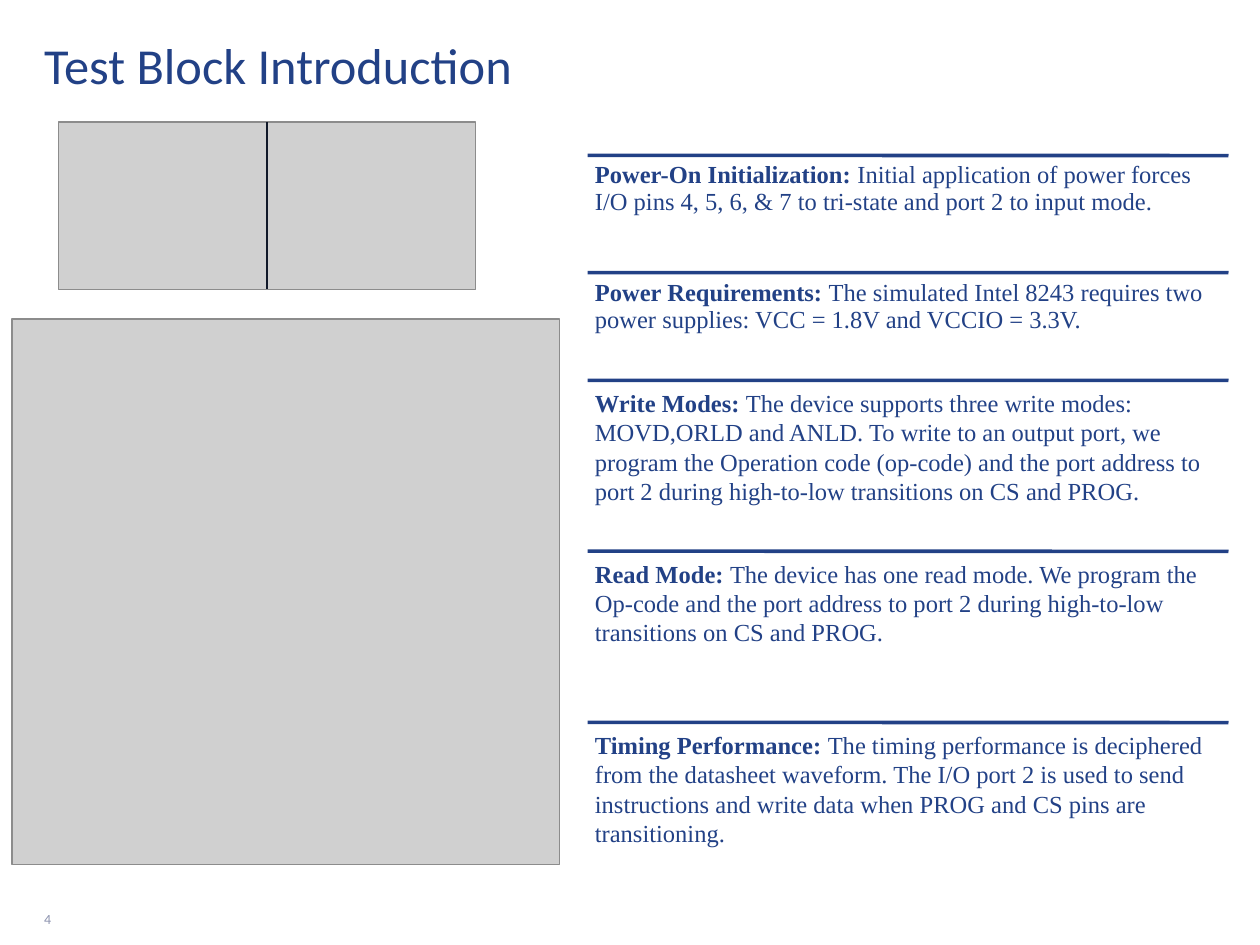
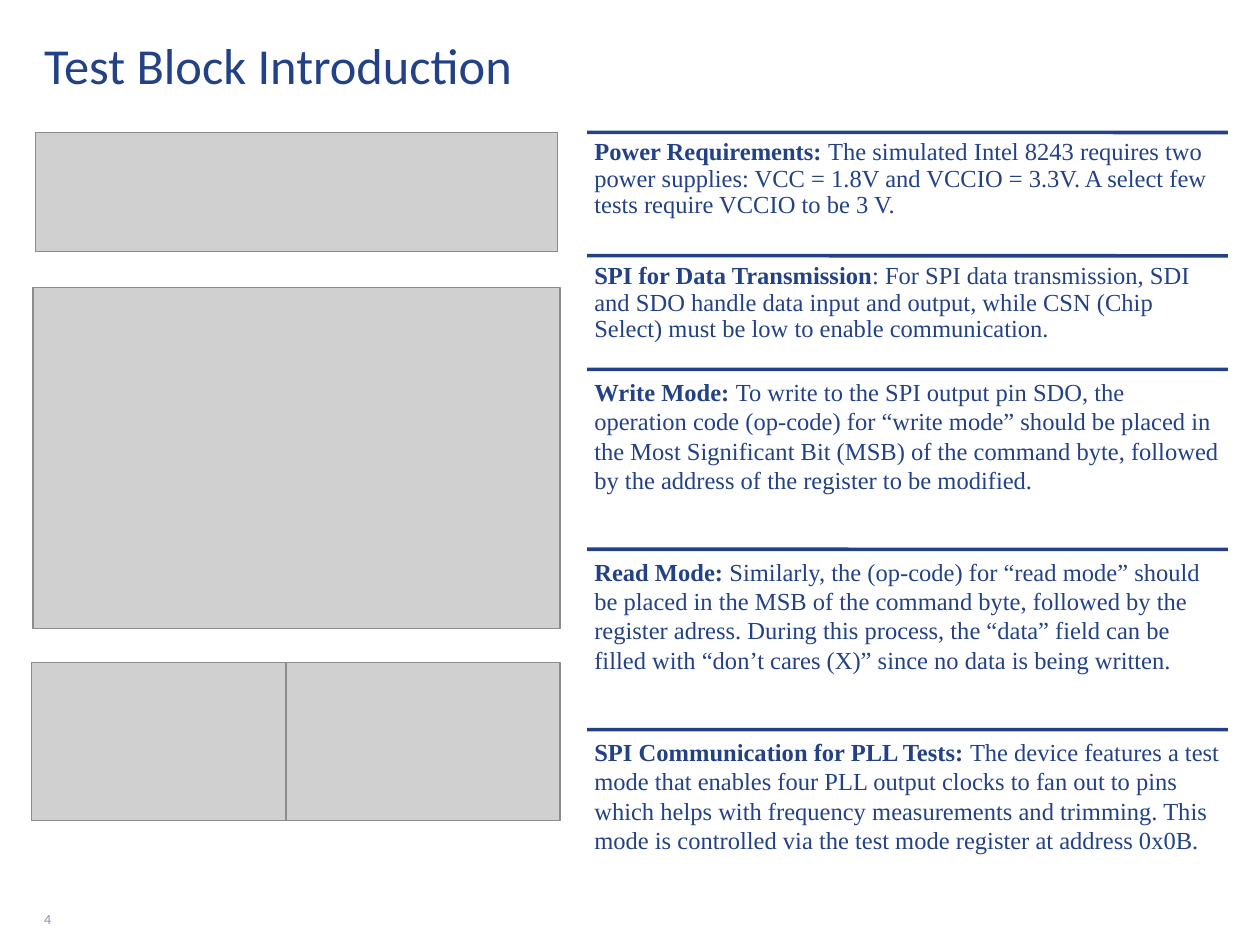
Before and after one commit to rahmanantara/Project-2, a slide deck: slide 4 of Rahman_project2_Presentation_v1.pptx. Drawn at 1260x945 pixels with LibreOffice and Linux fonts; fonts in the diff are those of the drawing; grey boxes stand for pictures; background and template pictures are left out. Boxes give left, top, right and bottom in pixels: in the first picture for what was removed or moved away, otherwise in the second. Text is boxed around its words. In the diff, an @@ line names an element or a change of style, - is before the commit and + after.

```diff
--- a/Rahman_project2_Presentation_v1.pptx
+++ b/Rahman_project2_Presentation_v1.pptx
@@ picture: place and size @@
-picture at (59,122,476,290)
+picture at (35,132,557,252)
@@ line removed from (267, 122) to (267, 290) @@
@@ line moved from (587, 155) - (1228, 155) to (587, 132) - (1228, 132) @@
@@ text at (594,143,1206,219): text changed @@
-Power Requirements: The simulated Intel 8243 requires two power supplies: VCC = 1.8V and VCCIO = 3.3V.
+Power Requirements: The simulated Intel 8243 requires two power supplies: VCC = 1.8V and VCCIO = 3.3V. A select few tests require VCCIO to be 3 V.
@@ text removed at (595,165,1191,216) @@
-Power-On Initialization: Initial application of power forces I/O pins 4, 5, 6, & 7 to tri-state and port 2 to input mode.
@@ line moved from (587, 272) - (1228, 272) to (587, 256) - (1228, 256) @@
@@ text added at (594,266,1190,342), 14 pt, text #224186 @@
+SPI for Data Transmission: For SPI data transmission, SDI and SDO handle data input and output, while CSN (Chip Select) must be low to enable communication.
@@ picture: place and size @@
-picture at (13,319,561,864)
+picture at (33,287,559,627)
@@ line moved from (587, 381) - (1228, 381) to (587, 369) - (1228, 369) @@
@@ text at (594,384,1218,495): text changed @@
-Write Modes: The device supports three write modes: MOVD,ORLD and ANLD. To write to an output port, we program the Operation code (op-code) and the port address to port 2 during high-to-low transitions on CS and PROG.
+Write Mode: To write to the SPI output pin SDO, the operation code (op-code) for “write mode” should be placed in the Most Significant Bit (MSB) of the command byte, followed by the address of the register to be modified.
@@ text at (594,563,1199,675): text changed @@
-Read Mode: The device has one read mode. We program the Op-code and the port address to port 2 during high-to-low transitions on CS and PROG.
+Read Mode: Similarly, the (op-code) for “read mode” should be placed in the MSB of the command byte, followed by the register adress. During this process, the “data” field can be filled with “don’t cares (X)” since no data is being written.
@@ picture added at (32,663,286,820) @@
@@ picture added at (287,663,561,820) @@
@@ line moved from (587, 722) - (1228, 722) to (587, 730) - (1228, 730) @@
@@ text added at (594,743,1219,855), 14 pt, text #224186 @@
+SPI Communication for PLL Tests: The device features a test mode that enables four PLL output clocks to fan out to pins which helps with frequency measurements and trimming. This mode is controlled via the test mode register at address 0x0B.
@@ text removed at (595,736,1203,848) @@
-Timing Performance: The timing performance is deciphered from the datasheet waveform. The I/O port 2 is used to send instructions and write data when PROG and CS pins are transitioning.
```
Also in this commit, not shown: 11 other slides changed, 13 slides added, 17 slides removed, 8 other files.
